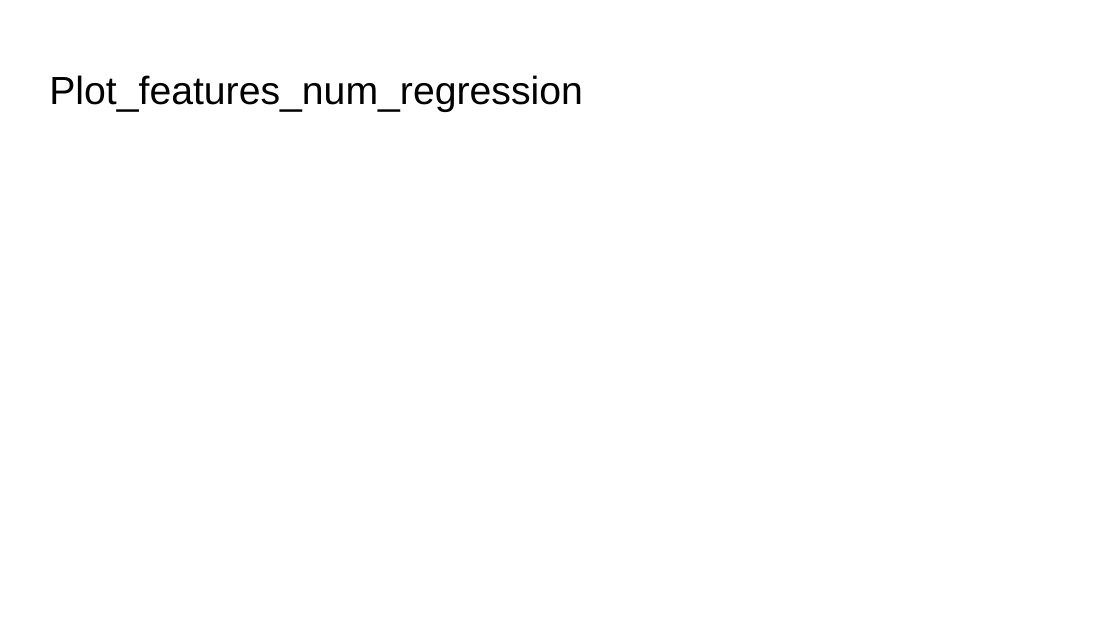
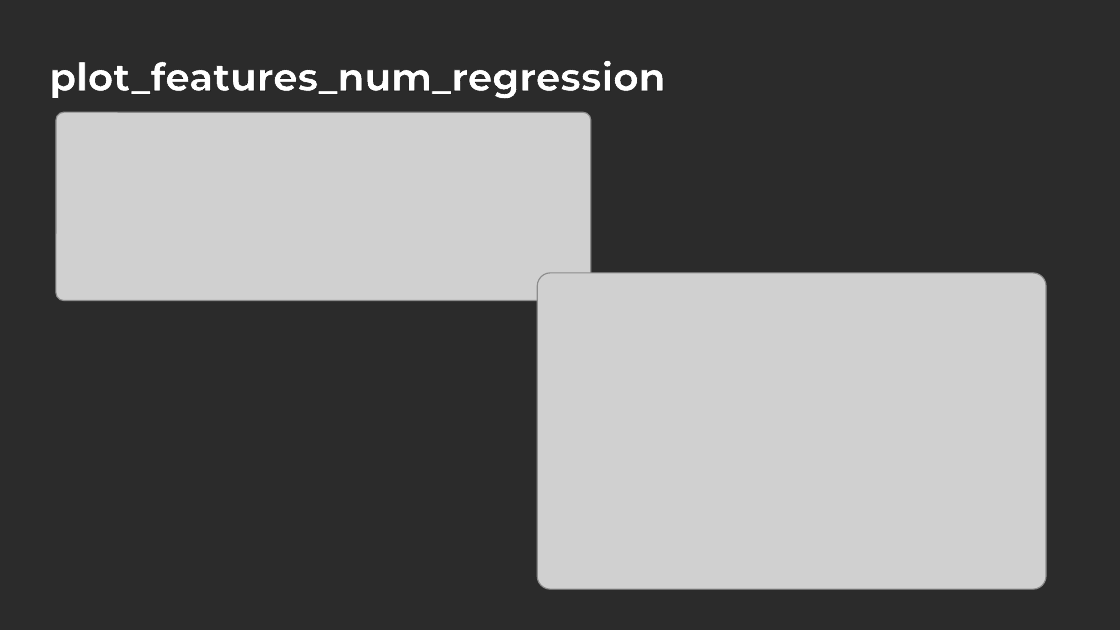
Before and after one commit to mPuchadesdo/Team-Challenge---Team-Lasso, a slide deck: slide 5 of Team_Lasso.pptx. Drawn at 1120x630 pixels with LibreOffice and Linux fonts; fonts in the diff are those of the drawing; grey boxes stand for pictures; background and template pictures are left out; a plain dark background stands for a picture behind light text. Boxes give left, top, right and bottom in pixels: in the first picture for what was removed or moved away, otherwise in the second. Text is boxed around its words. In the diff, an @@ line names an element or a change of style, - is before the commit and + after.

```diff
--- a/Team_Lasso.pptx
+++ b/Team_Lasso.pptx
@@ background #FFFFFF to picture (left out) @@
@@ title at <box>49,61,665,99</box>: text changed; size 25.2 to 25 pt; font Arial to Montserrat; text colour #000000 to #FFFFFF; bold on @@
-Plot_features_num_regression
+plot_features_num_regression
@@ picture added at <box>56,112,591,300</box> @@
@@ picture added at <box>538,273,1046,589</box> @@
```
Also in this commit, not shown: 6 other slides changed, 1 slide added.
